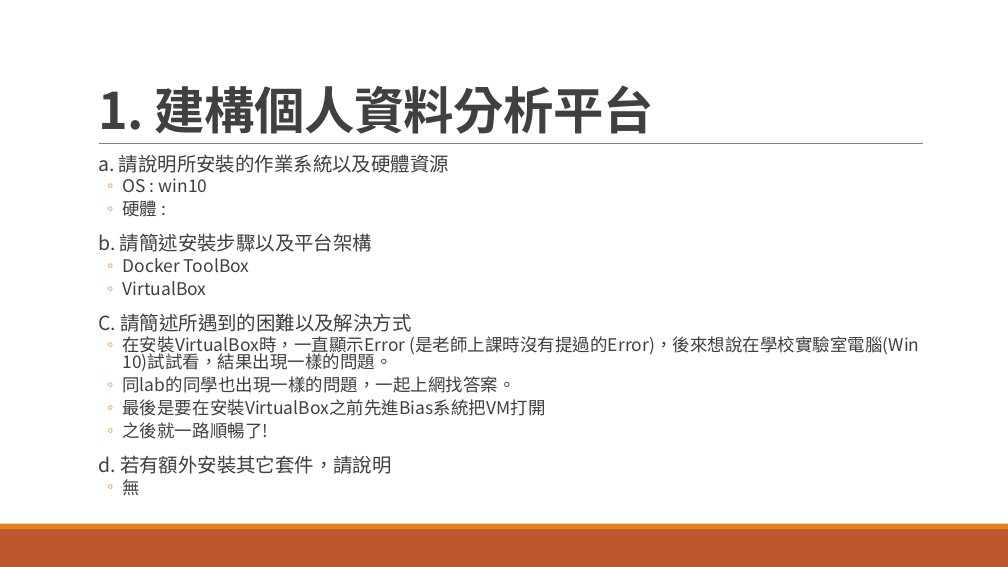
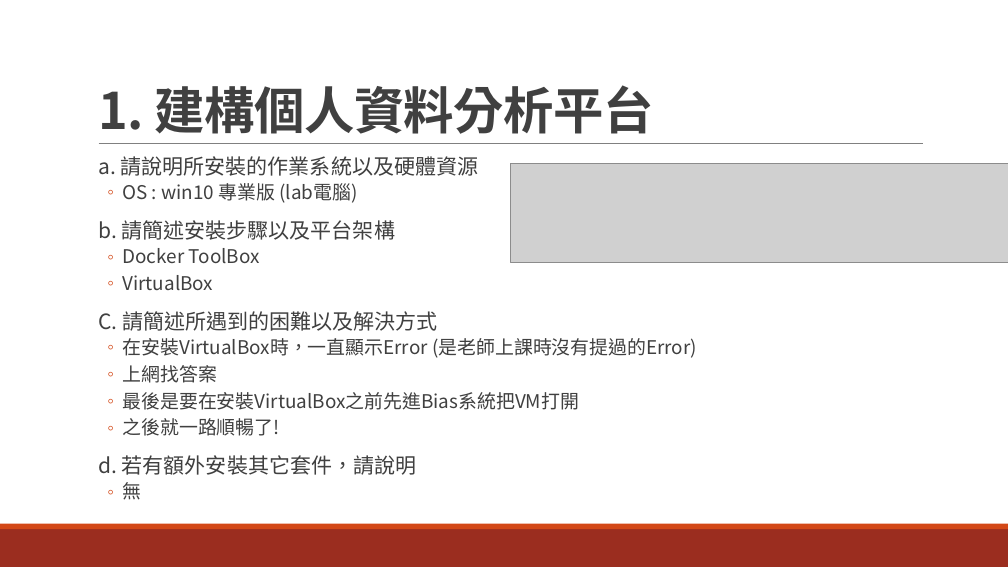
Before and after one commit to savina-chan/2016_socialnetwork, a slide deck: slide 2 of M10515048.pptx. Drawn at 1008x567 pixels with LibreOffice and Linux fonts; fonts in the diff are those of the drawing; grey boxes stand for pictures. Boxes give left, top, right and bottom in pixels: in the first picture for what was removed or moved away, otherwise in the second. Text is boxed around its words. In the diff, an @@ line names an element or a change of style, - is before the commit and + after.

```diff
--- a/M10515048.pptx
+++ b/M10515048.pptx
@@ text at bbox=[98, 156, 579, 500]: size 18.5 to 20 pt in "a. 請說明所安裝的作業系統以及硬體資源", "b. 請簡述安裝步驟以及平台架構", "C. 請簡述所遇到的困難以及解決方式", "d. 若有額外安裝其它套件，請說明"; size 16.6 to 18 pt in "Docker ToolBox", "VirtualBox", "最後是要在安裝VirtualBox之前先進Bias系統把VM打開", "之後就一路順暢了!" and 1 more places; line spacing 0.8 to 0.9; bullet colour #E48312 to #D34817 @@
@@ picture added at bbox=[510, 163, 1008, 262] @@
@@ text at bbox=[122, 183, 358, 203]: text changed; size 16.6 to 18 pt @@
-  ◦ OS : win10
-  ◦ 硬體 :
+  ◦ OS : win10 專業版 (lab電腦)
@@ text at bbox=[122, 338, 697, 383]: text changed; size 16.6 to 18 pt @@
-  ◦ 在安裝VirtualBox時，一直顯示Error (是老師上課時沒有提過的Error)，後來想說在學校實驗室電腦(Win 10)試試看，結果出現一樣的問題。
-  ◦ 同lab的同學也出現一樣的問題，一起上網找答案。
+  ◦ 在安裝VirtualBox時，一直顯示Error (是老師上課時沒有提過的Error)
+  ◦ 上網找答案
@@ rectangle at bbox=[0, 529, 1008, 567]: fill #BD582C to #9B2D1F @@
@@ rectangle at bbox=[0, 524, 1008, 529]: fill #E48312 to #D34817 @@
```
Also in this commit, not shown: 11 other slides changed, 1 slide added.
